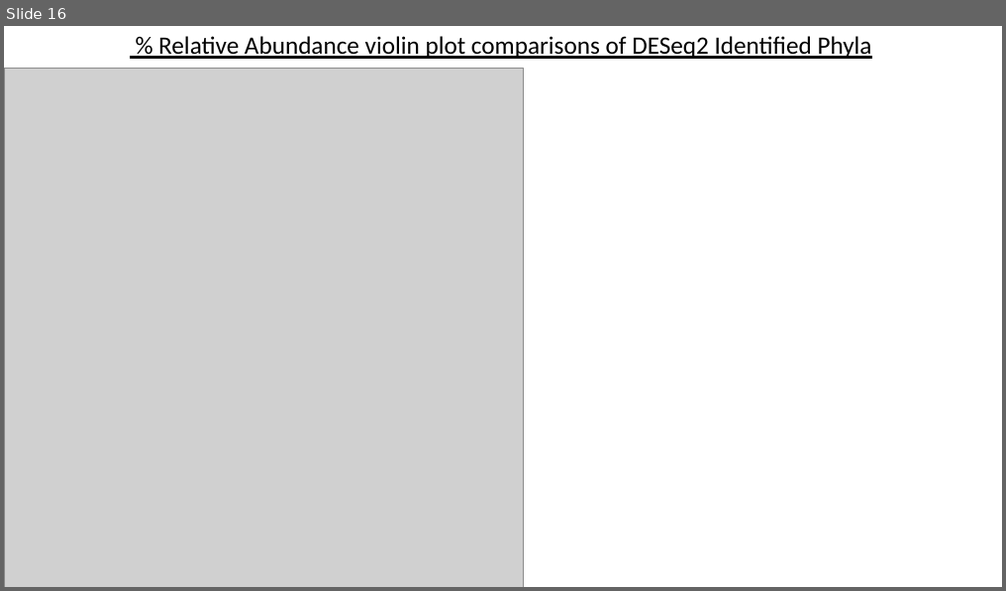
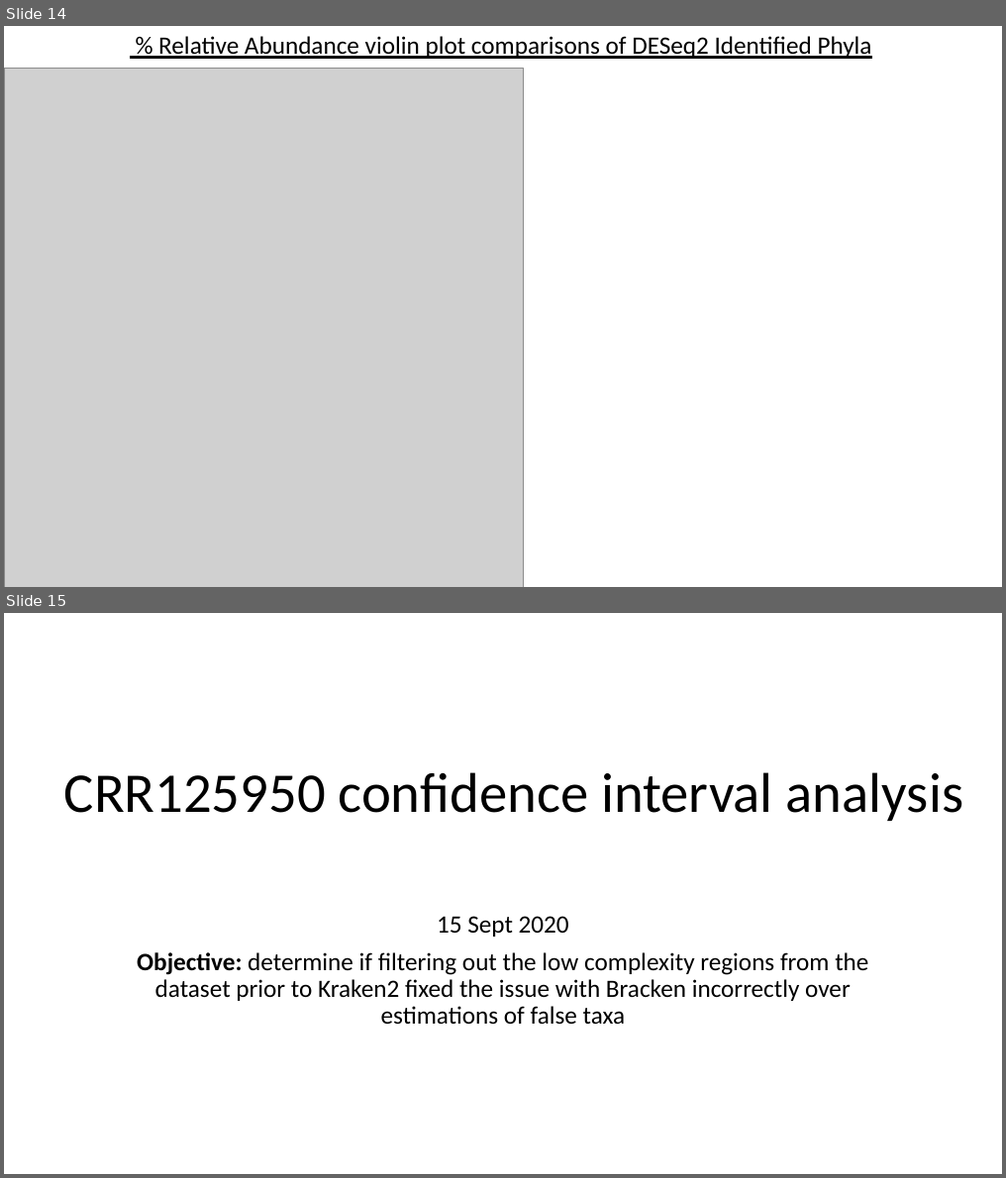
Before and after one commit to COV-IRT/microbial, a slide deck: Rdata/OSF_analysis/02Sept2020.pptx. Shown one above the other, each under a label of ours: slide 16 before the commit, slides 14 and 15 after it. The pictures are 1006x591 and 1006x1178 pixels, drawn with LibreOffice and Linux fonts; fonts in the diff are those of the drawing; grey boxes stand for pictures. Boxes give left, top, right and bottom in pixels: in the first picture for what was removed or moved away, otherwise in the second. Text is boxed around its words. In the diff, an @@ line names an element or a change of style, - is before the commit and + after.

Commit message:
15_sept_2020_update
added quicky PBMC kraken2_summary and  comparison of kraken2 confidence cutoff comparison

```diff
--- a/Rdata/OSF_analysis/02Sept2020.pptx
+++ b/Rdata/OSF_analysis/02Sept2020.pptx
@@ slide 15 added at (4,613,1002,1174), background #FFFFFF @@
@@ title added at (64,772,964,821), 54 pt, text #000000 @@
+CRR125950 confidence interval analysis
@@ subtitle added at (137,916,868,1025), 24 pt, text #000000 @@
+15 Sept 2020
+Objective: determine if filtering out the low complexity regions from the dataset prior to Kraken2 fixed the issue with Bracken incorrectly over estimations of false taxa
@@ what was slide 16 is now slide 14 @@
```
Also in this commit, not shown: 1 slide changed, 3 other slides added, 2 slides removed, 32 other files.
